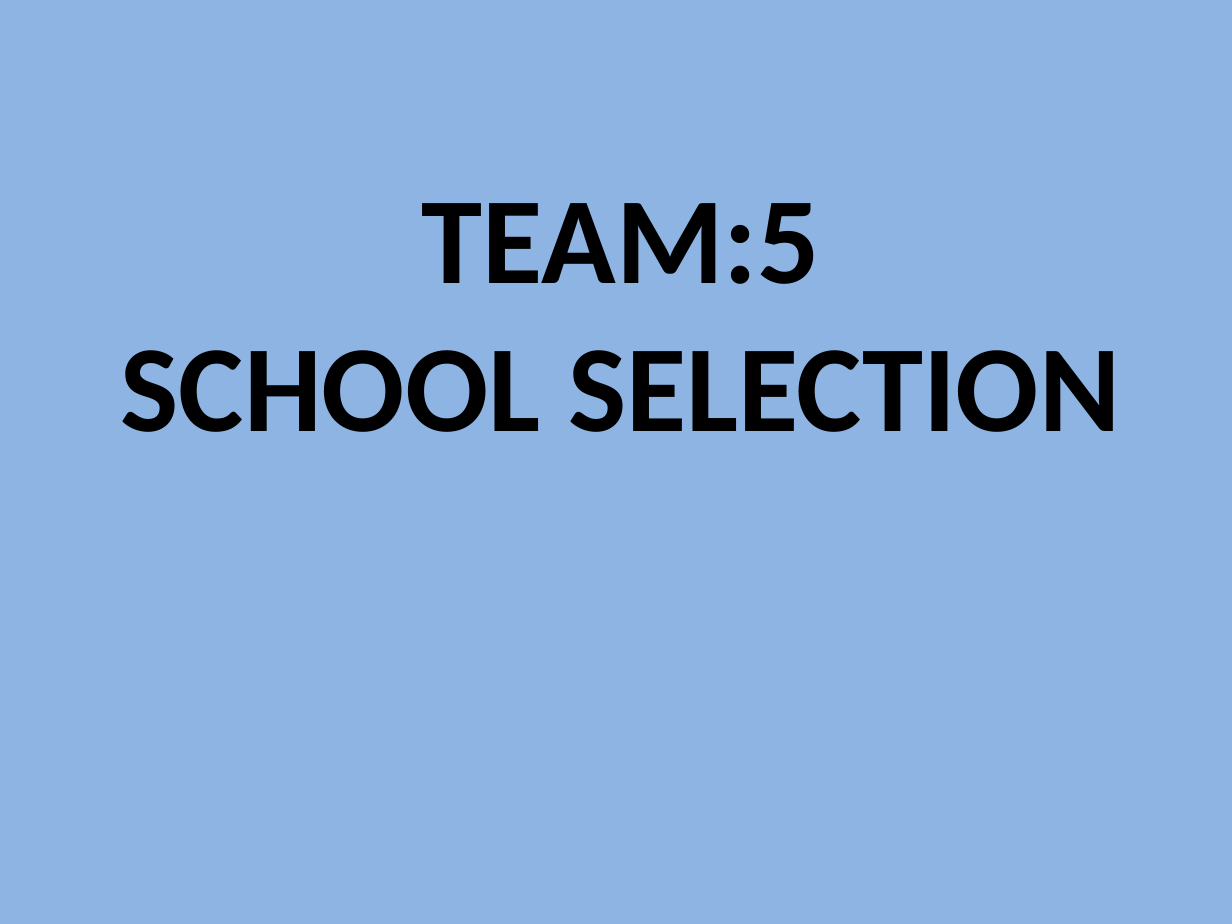
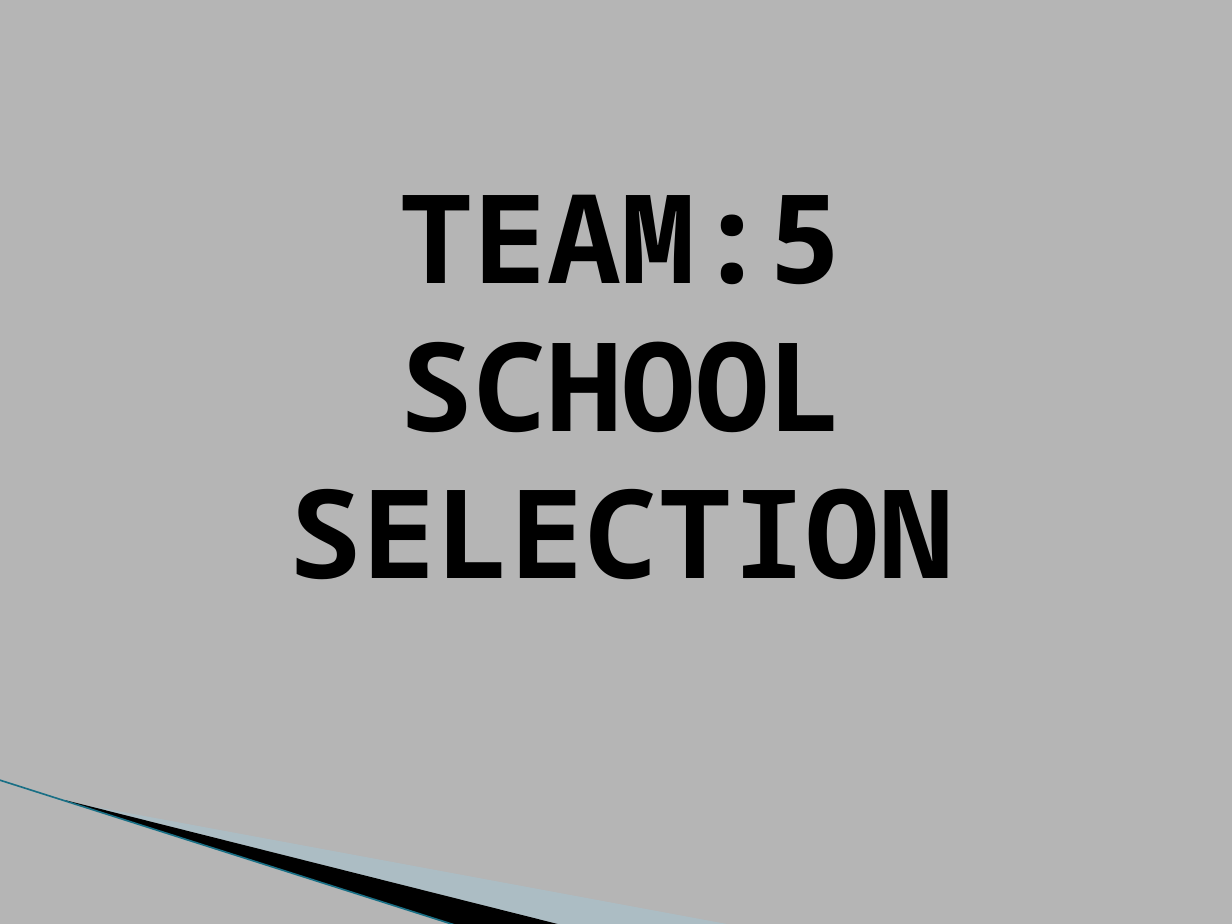
Before and after one commit to T4SG/Mumbai-Team-5, a slide deck: slide 1 of pptcfg.pptx. Drawn at 1232x924 pixels with LibreOffice and Linux fonts; fonts in the diff are those of the drawing; background and template pictures are left out. Boxes give left, top, right and bottom in pixels: in the first picture for what was removed or moved away, otherwise in the second. Text is boxed around its words. In the diff, an @@ line names an element or a change of style, - is before the commit and + after.

```diff
--- a/pptcfg.pptx
+++ b/pptcfg.pptx
@@ background #8EB4E3 to #B5B5B5 @@
@@ text "TEAM:5" at [289,194,954,580]: font Calibri to Noto Sans Mono @@
@@ line added from (0, 780) to (457, 924), #97C5D8 0.95 pt @@
@@ freeform shape added at [65,800,563,924], fill #000000 @@
@@ freeform shape added at [68,801,733,924], fill #A0CBDC at 40% opacity @@
```
Also in this commit, not shown: 2 other slides changed, 2 slides added, 3 slides removed.
